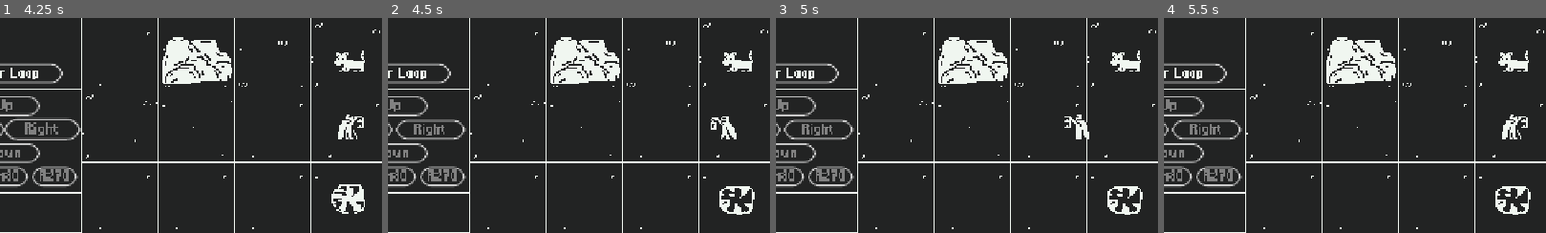
Above: before the commit, frames 1-4 (left to right).
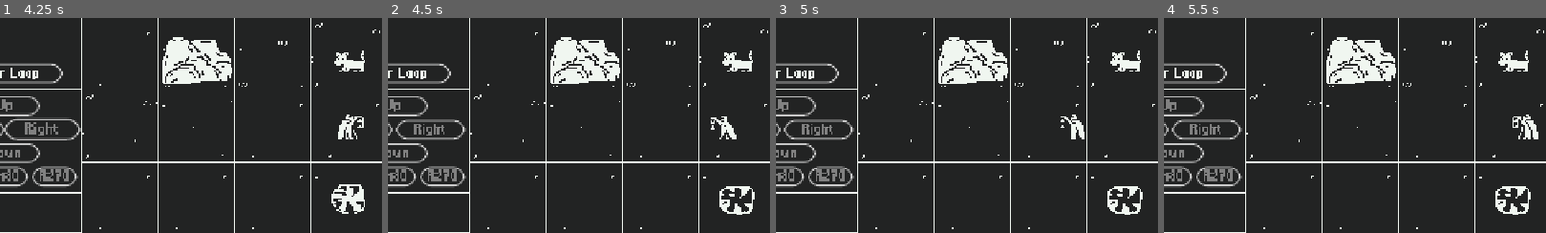
Above: after the commit, the same moments.

Repository: hutnerr/gmtk-jam-2025
Game: Godot game, scene res://00_main/Main.tscn
Two runs of this game, one before a commit and one after it. Both use one fixed random seed, a clock stepped at 60 frames per second and the inputs below. Sound files missing from this copy of the repository are replaced by a short silence.
Inputs:
- Up to frame 1 (4.25 s): click "Play" at 0.5 s; click "Up" at 1.25 s; click "Clear Loop" at 2 s; click "Left" at 2.75 s; click "Right" at 3.5 s
- Up to frame 2 (4.5 s): click "Run Loop" at 4.25 s
- Up to frame 3 (5 s): no input
- Up to frame 4 (5.5 s): click "Stop" at 5 s
The pictures show only the part of the screen within x 9-59%, y 50-100%; the shares and areas given below are measured in that part.

Frame 1 is identical in both runs. In frame 2, 0.2% of the frame differs, in the area x 84-92%, y 45-57%; in frame 3, 0.4%; in frame 4, 0.6%, in the area x 88-98%, y 44-57%.

Commit message:
Fixed animations

Diff:
--- a/03_objects/player/player.tscn
+++ b/03_objects/player/player.tscn
@@ -103,7 +103,7 @@
 "times": PackedFloat32Array(0, 0.5, 1),
 "transitions": PackedFloat32Array(6, 1e+06, 1e+06),
 "update": 0,
-"values": [Vector2(-6, -6), Vector2(-64, -6), Vector2(-6, -6)]
+"values": [Vector2(-6, -6), Vector2(-58, -6), Vector2(-6, -6)]
 }
 tracks/3/type = "value"
 tracks/3/imported = false
@@ -217,7 +217,7 @@
 "times": PackedFloat32Array(0, 0.5, 1),
 "transitions": PackedFloat32Array(6, 1e+06, 1e+06),
 "update": 0,
-"values": [Vector2(6, -6), Vector2(6, -58), Vector2(6, -6)]
+"values": [Vector2(6, -6), Vector2(6, -70), Vector2(6, -6)]
 }
 tracks/3/type = "value"
 tracks/3/imported = false
@@ -307,7 +307,7 @@
 "times": PackedFloat32Array(0, 0.9999, 1),
 "transitions": PackedFloat32Array(1, 1e+06, 1),
 "update": 0,
-"values": [Vector2(-6, -6), Vector2(-64, -6), Vector2(-6, -6)]
+"values": [Vector2(-6, -6), Vector2(-70, -6), Vector2(-6, -6)]
 }
 tracks/2/type = "value"
 tracks/2/imported = false
@@ -358,7 +358,7 @@
 "times": PackedFloat32Array(0, 0.9999, 1),
 "transitions": PackedFloat32Array(1, 1e+06, 1),
 "update": 0,
-"values": [Vector2(6, -6), Vector2(64, -6), Vector2(6, -6)]
+"values": [Vector2(6, -6), Vector2(70, -6), Vector2(6, -6)]
 }
 tracks/2/type = "value"
 tracks/2/imported = false
@@ -409,7 +409,7 @@
 "times": PackedFloat32Array(0, 0.9999, 1),
 "transitions": PackedFloat32Array(1, 1e+06, 1),
 "update": 0,
-"values": [Vector2(6, -6), Vector2(6, -64), Vector2(6, -6)]
+"values": [Vector2(6, -6), Vector2(6, -70), Vector2(6, -6)]
 }
 tracks/2/type = "value"
 tracks/2/imported = false
@@ -476,7 +476,7 @@
 }
 tracks/3/type = "value"
 tracks/3/imported = false
-tracks/3/enabled = true
+tracks/3/enabled = false
 tracks/3/path = NodePath(".:flip_h")
 tracks/3/interp = 1
 tracks/3/loop_wrap = true
